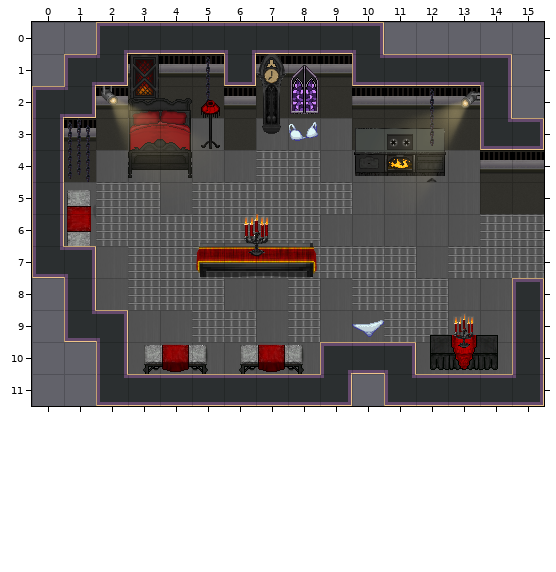
An edit to a level. Tiled map (JSON), bdsm.tmj. The first picture shows the starting point.
Cells are 32x32 px. Shown: x 0..15, y 0..11. Not drawn, because the pictures are missing: unchanged layer "above/light".
And afterwards:
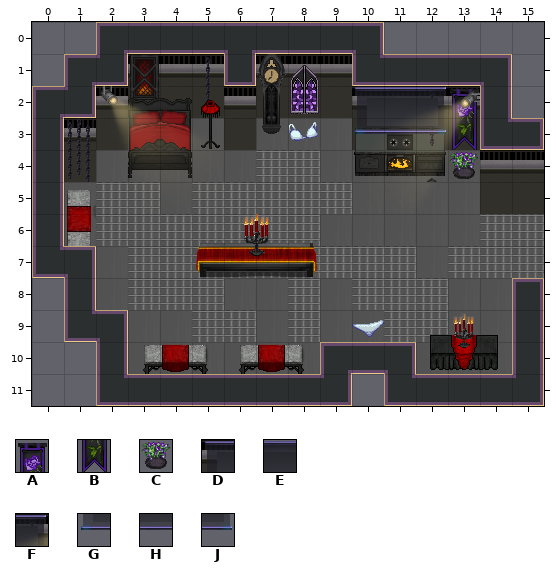
Key: from "gothic_tile_b_for_rpg_maker_vx": A 108, B 124, C 201; from "neo": D 8, E 9, F 10, G 24, H 25, J 26.
_ is an empty cell.
See-through tiles are keyed as they look on the map.
The exact change:
Layer "furniture/furniture0":
The edit adds tile A in row 2 at x 13.
The edit adds tile B in row 3 at x 13.
The edit adds tile C in row 4 at x 13.
The edit adds tile D in row 2 at x 10.
The edit adds tile E in row 2 at x 11.
The edit adds tile F in row 2 at x 12.
The edit adds tile G in row 3 at x 10.
The edit adds tile H in row 3 at x 11.
The edit adds tile J in row 3 at x 12.
